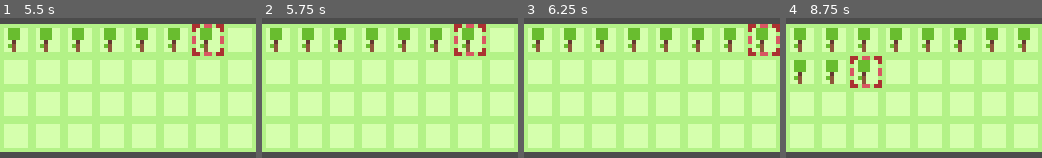
Above: before the commit, frames 1-4 (left to right).
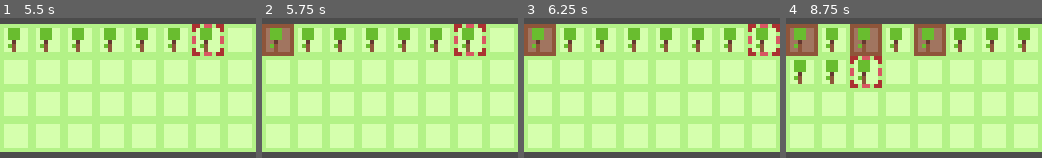
Above: after the commit, the same moments.

Repository: MomentumEngine/Demeter
Game: Godot game, scene res://Scenes/Main.tscn
The game is run twice, just before and just after one commit, with the same random seed, the same clock (stepped at 60 frames per second) and the same inputs.
Inputs (mouse positions are in pixels of both pictures, inside the frame that each line leads up to):
- Up to frame 1 (5.5 s): tap Enter (ui_accept) at 0.5, 1.35, 1.52, 1.82, 2, 2.85, 3.02, 3.32, 3.5, 4.35, 4.52, 4.82 s; move the mouse to (15, 40) at 0.52 s; hold Enter (ui_accept) 0.53-1.28 s; click (15, 40) at 0.67 s; move the mouse to (48, 40) at 1.27 s; click (48, 40) at 1.42 s; move the mouse to (79, 40) at 2.02 s; hold Enter (ui_accept) 2.03-2.78 s; click (79, 40) at 2.17 s; move the mouse to (112, 40) at 2.77 s; click (112, 40) at 2.92 s; move the mouse to (143, 40) at 3.52 s; hold Enter (ui_accept) 3.53-4.28 s; click (143, 40) at 3.67 s; move the mouse to (176, 40) at 4.27 s; click (176, 40) at 4.42 s; move the mouse to (207, 40) at 5.02 s; hold Enter (ui_accept) from 5.03 s (still down); click (207, 40) at 5.17 s
- Up to frame 2 (5.75 s): keep holding Enter (ui_accept)
- Up to frame 3 (6.25 s): move the mouse to (764, 40) at 5.77 s; release Enter (ui_accept) at 5.78 s; tap Enter (ui_accept) at 5.85, 6.02 s; click (764, 40) at 5.92 s
- Up to frame 4 (8.75 s): tap Enter (ui_accept) at 6.32, 7.35, 7.52, 7.82 s; move the mouse to (801, 72) at 6.52 s; hold Enter (ui_accept) 6.53-7.28 s; click (801, 72) at 6.67 s; move the mouse to (834, 72) at 7.27 s; click (834, 72) at 7.42 s; move the mouse to (865, 72) at 8.02 s; hold Enter (ui_accept) from 8.03 s (still down); click (865, 72) at 8.17 s

Frame 1 is identical in both runs. In frame 2, 2.3% of the frame differs, in the area x 0-13%, y 4-28%; in frame 3, 2.3%; in frame 4, 6.8%, in the area x 0-63%, y 4-28%.

Commit message:
Minor burn adjustment

Diff:
--- a/Scenes/Main.tscn
+++ b/Scenes/Main.tscn
@@ -103,11 +103,12 @@
 position = Vector2( 60, 55 )
 
 [node name="Note" type="Label" parent="."]
-margin_left = -219.0
-margin_top = -68.0
-margin_right = 309.0
+margin_left = -155.0
+margin_top = -85.0
+margin_right = 240.0
 margin_bottom = -3.0
 text = "Left Click = Place Tree
 Right Click = Remove Tree
 
-After Removing tree, timer in tile scene starts, which causes burn every 5 seconds"
+Timer in tile scene starts, which causes burn every 5 seconds
+if Space or Enter is pressed while hovering on a Tile"
--- a/Scripts/Tile.gd
+++ b/Scripts/Tile.gd
@@ -42,6 +42,8 @@
 	elif event is InputEventMouseButton and event.pressed and event.button_index == BUTTON_RIGHT and tree_sprite.visible == true:
 		tree_sprite.visible = false
 		tree_placed = false
+
+	if Input.is_action_pressed("ui_accept") and tree_placed == false:
 		half_burnt_timer.start()
 
 func _on_Timer_timeout():
